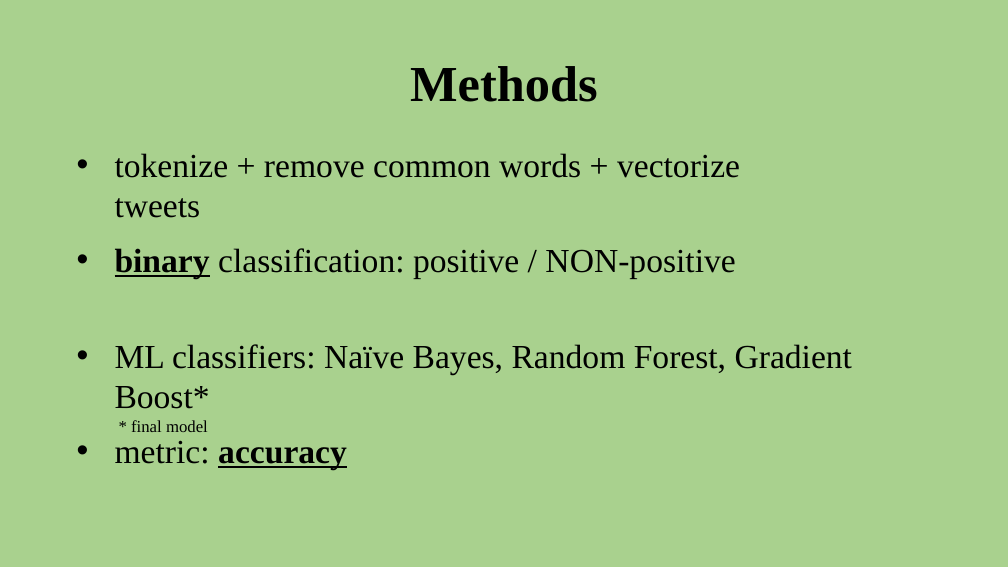
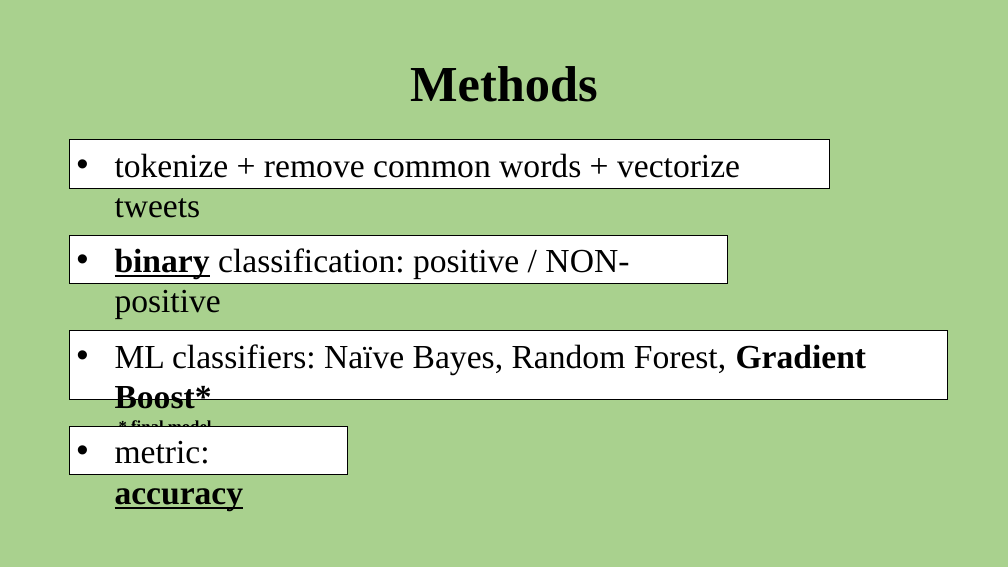
Before and after one commit to aarongalbraith/flatiron-phase4-project, a slide deck: slide 9 of presentation.pptx. Drawn at 1008x567 pixels with LibreOffice and Linux fonts; fonts in the diff are those of the drawing. Boxes give left, top, right and bottom in pixels: in the first picture for what was removed or moved away, otherwise in the second. Text is boxed around its words. In the diff, an @@ line names an element or a change of style, - is before the commit and + after.

```diff
--- a/presentation.pptx
+++ b/presentation.pptx
@@ rectangle "tokenize + remove common words ...": place and size @@
-rectangle "tokenize + remove common words ..." at [115, 153, 740, 218]
+rectangle "tokenize + remove common words ..." at [70, 140, 830, 188]
@@ rectangle "binary classification: positive / NON-positive": place and size @@
-rectangle "binary classification: positive / NON-positive" at [115, 248, 735, 279]
+rectangle "binary classification: positive / NON-positive" at [70, 235, 727, 284]
@@ rectangle "ML classifiers: Naïve Bayes, Random ...": place and size @@
-rectangle "ML classifiers: Naïve Bayes, Random ..." at [115, 344, 853, 432]
+rectangle "ML classifiers: Naïve Bayes, Random ..." at [70, 331, 948, 400]
@@ rectangle "ML classifiers: Naïve Bayes, Random ..." at [70, 331, 948, 400]: bold on in "Gradient Boost*", "* final model"; fill none to #FFFFFF; outline none to #000000 0.75 pt @@
@@ fill none to #FFFFFF; outline none to #000000 0.75 pt in 3 elements at [70, 140, 830, 188], [70, 235, 727, 284], [70, 426, 348, 475] @@
@@ rectangle "metric: accuracy": place and size @@
-rectangle "metric: accuracy" at [115, 440, 347, 470]
+rectangle "metric: accuracy" at [70, 426, 348, 475]
```
Also in this commit, not shown: 4 other slides changed, 1 other file.
